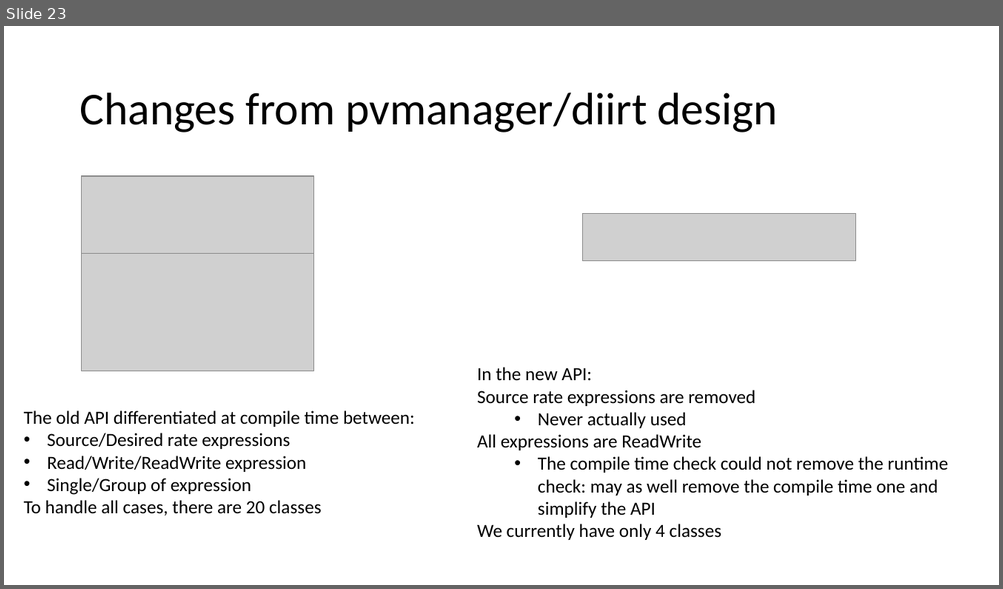
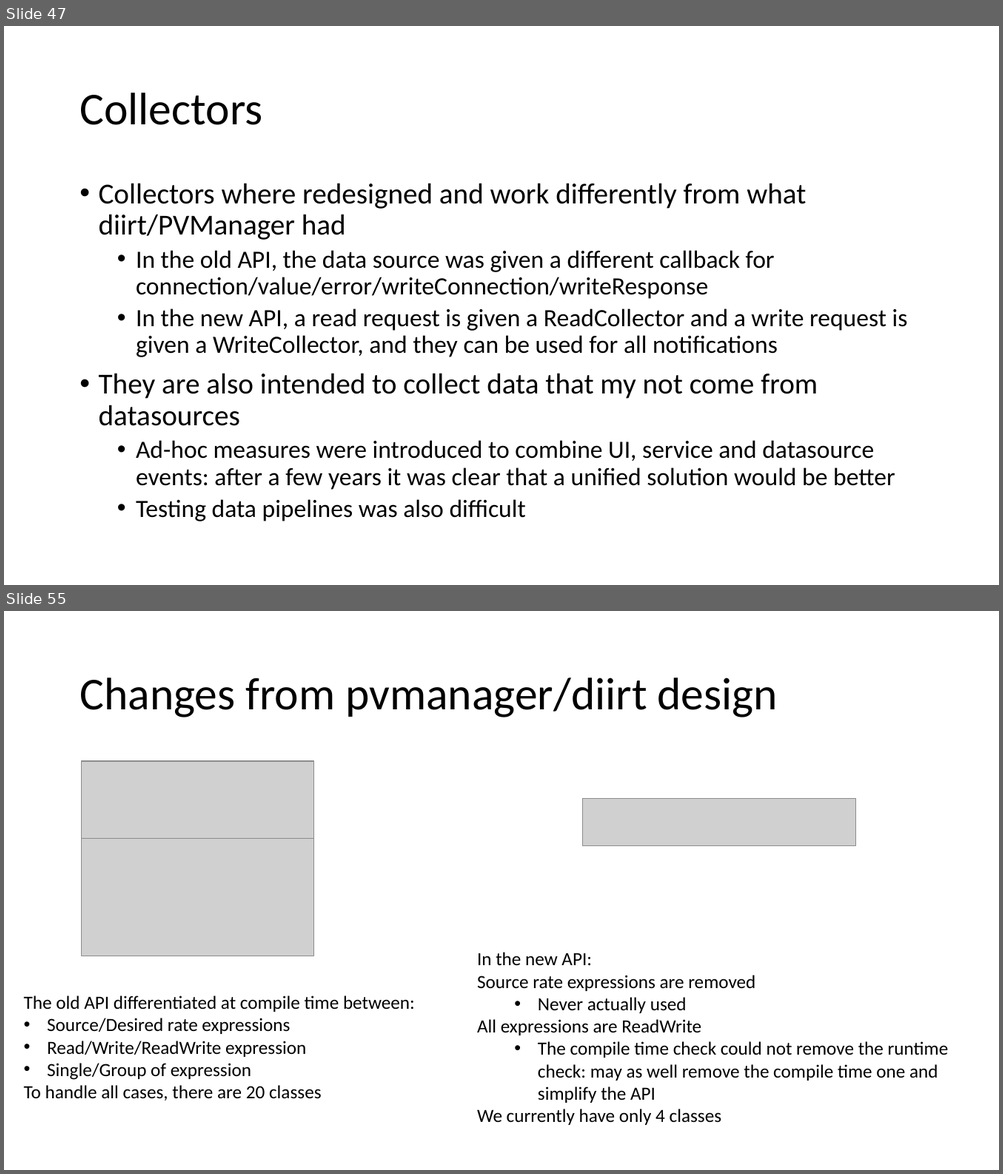
Before and after one commit to shroffk/epics-java-resources, a slide deck: EPICS-GPClient.pptx. Shown one above the other, each under a label of ours: slide 23 before the commit, slides 47 and 55 after it; the slides between them are not shown. The pictures are 1003x589 and 1003x1174 pixels, drawn with LibreOffice and Linux fonts; fonts in the diff are those of the drawing; grey boxes stand for pictures. Boxes give left, top, right and bottom in pixels: in the first picture for what was removed or moved away, otherwise in the second. Text is boxed around its words. In the diff, an @@ line names an element or a change of style, - is before the commit and + after.

```diff
--- a/EPICS-GPClient.pptx
+++ b/EPICS-GPClient.pptx
@@ slide 47 added at <box>4,26,999,585</box>, background #FFFFFF @@
@@ title added at <box>79,93,262,125</box>, 44 pt, text #000000 @@
+Collectors
@@ text added at <box>99,183,908,522</box>, 24 pt, text #000000 @@
+• Collectors where redesigned and work differently from what diirt/PVManager had
+  • In the old API, the data source was given a different callback for connection/value/error/writeConnection/writeResponse
+  • In the new API, a read request is given a ReadCollector and a write request is given a WriteCollector, and they can be used for all notifications
+• They are also intended to collect data that my not come from datasources
+  • Ad-hoc measures were introduced to combine UI, service and datasource events: after a few years it was clear that a unified solution would be better
+  • Testing data pipelines was also difficult
@@ what was slide 23 is now slide 55 @@
```
Also in this commit, not shown: 2 slides changed, 31 other slides added.
